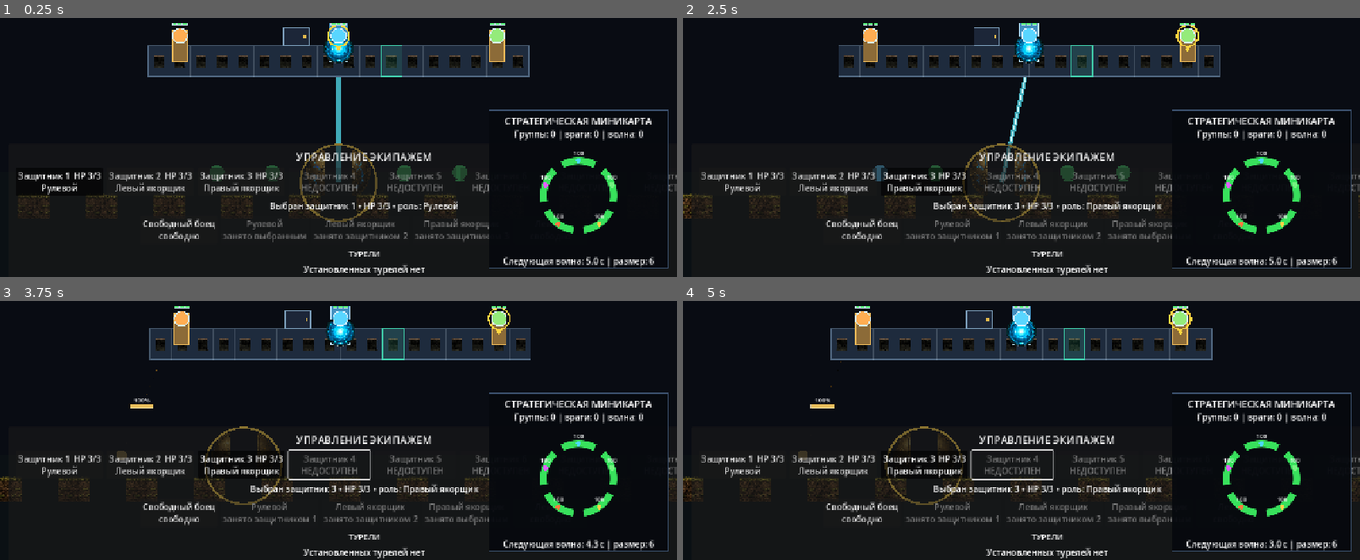
Above: before the commit, frames 1-4 (two rows, left to right).
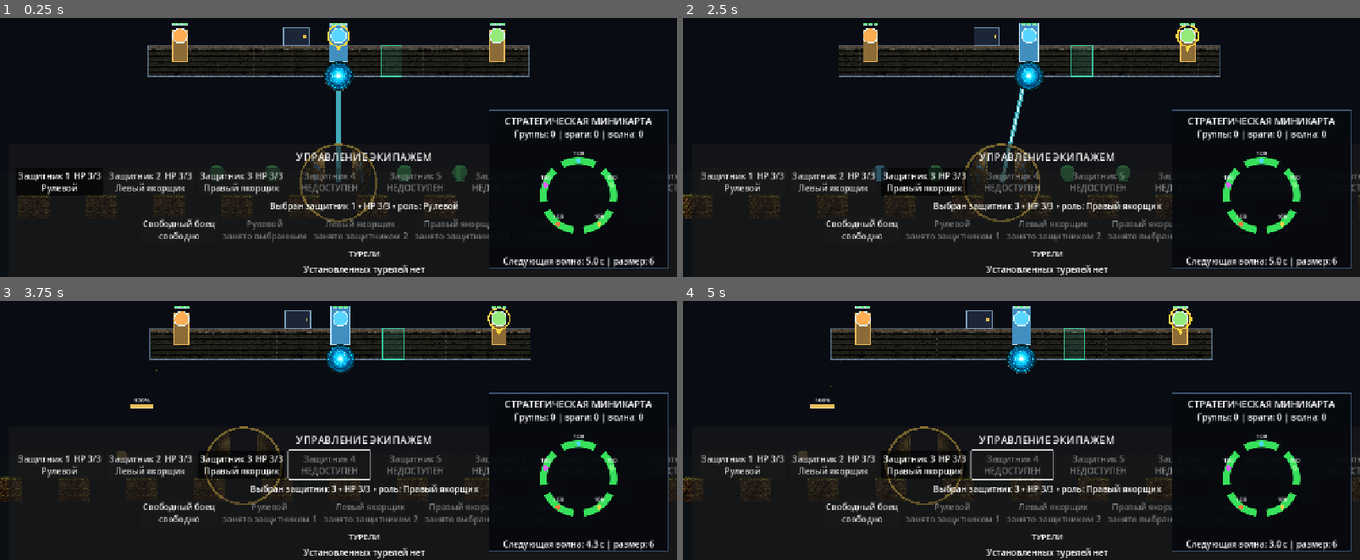
Above: after the commit, the same moments.

Repository: bageus/GloryProtect
Game: Godot game, scene res://scenes/game/game_root_with_flyers.tscn
The game is run twice, just before and just after one commit, with the same random seed, the same clock (stepped at 60 frames per second) and the same inputs.
Inputs (mouse positions are in pixels of both pictures, inside the frame that each line leads up to):
- Up to frame 1 (0.25 s): no input
- Up to frame 2 (2.5 s): click "Защитник 1 HP 3/3 Рулевой" at 0.5 s; click "Защитник 2 HP 3/3 Левый якорщ…" at 1.25 s; tap Enter (ui_accept) at 2, 2.27 s; move the mouse to (1170, 67) at 2.02 s; hold Right (ui_right) from 2.03 s (still down); tap 1 at 2.1 s; click (1170, 67) at 2.17 s
- Up to frame 3 (3.75 s): release Right (ui_right) at 2.75 s; drag from (203, 389) to (304, 446) at 2.77 s; move the mouse to (outside the picture) at 3.52 s; hold Right (ui_right) from 3.53 s (still down); tap 3 at 3.6 s
- Up to frame 4 (5 s): release Right (ui_right) at 4.25 s; drag from (987, 446) to (818, 311) at 4.27 s

The runs differ from the first frame. In frame 1, 5.6% of the frame differs, in the area x 21-79%, y 7-29%; in frame 2, 5.6%, in the area x 23-80%, y 7-29%; in frame 3, 5.6%; in frame 4, 5.6%.

Commit message:
Stitch platform tiles and lower platform core

Diff:
--- a/scripts/platform/platform_visual_controller.gd
+++ b/scripts/platform/platform_visual_controller.gd
@@ -14,16 +14,22 @@
 @export var crew_balance: CrewBalance
 
 @export_group("Asset Visuals")
+@export_range(0.0, 4.0, 0.25) var platform_tile_overlap: float = 1.0
+@export var show_cell_guides: bool = false
 @export var platform_core_size: Vector2 = Vector2(112.0, 112.0)
-@export var platform_core_offset: Vector2 = Vector2(0.0, -42.0)
+@export_range(0.0, 1.0, 0.01) var platform_core_protrusion_ratio: float = 0.33
+@export var platform_core_offset: Vector2 = Vector2.ZERO
 
 @onready var _platform: PlatformController = get_node(platform_path)
 @onready var _steering_input: SteeringInputProvider = get_node(steering_input_path)
+
+var _platform_tile_source_rect: Rect2
 
 
 func _ready() -> void:
 	assert(balance != null, "PlatformVisualController requires PlatformBalance")
 	assert(crew_balance != null, "PlatformVisualController requires CrewBalance")
+	_platform_tile_source_rect = _get_used_texture_rect(PLATFORM_TILE_TEXTURE)
 	_steering_input.driver_availability_changed.connect(_on_visual_state_changed)
 	queue_redraw()
 
@@ -35,11 +41,12 @@
 		Vector2(platform_width, balance.platform_height)
 	)
 
-	# The fallback body keeps transparent areas of the tile visually solid.
+	# The solid body remains behind transparent holes inside the tile artwork.
 	draw_rect(platform_rect, Color(0.12, 0.17, 0.24), true)
 	_draw_platform_tiles(platform_width)
 	draw_rect(platform_rect, Color(0.55, 0.69, 0.82, 0.45), false, 2.0)
-	_draw_cells(platform_width)
+	if show_cell_guides:
+		_draw_cells(platform_width)
 	_draw_replacement_door()
 	_draw_driver_post()
 	_draw_anchor_posts(platform_width)
@@ -48,15 +55,23 @@
 
 func _draw_platform_tiles(platform_width: float) -> void:
 	var first_x: float = -platform_width * 0.5
+	var half_overlap: float = platform_tile_overlap * 0.5
 	for index: int in range(balance.cell_count):
 		var tile_rect := Rect2(
 			Vector2(
-				first_x + float(index) * balance.cell_width,
+				first_x + float(index) * balance.cell_width - half_overlap,
 				-balance.platform_height * 0.5
 			),
-			Vector2(balance.cell_width, balance.platform_height)
+			Vector2(
+				balance.cell_width + platform_tile_overlap,
+				balance.platform_height
+			)
 		)
-		draw_texture_rect(PLATFORM_TILE_TEXTURE, tile_rect, false)
+		draw_texture_rect_region(
+			PLATFORM_TILE_TEXTURE,
+			tile_rect,
+			_platform_tile_source_rect
+		)
 
 
 func _draw_cells(platform_width: float) -> void:
@@ -125,8 +140,15 @@
 	if not _steering_input.driver_available:
 		core_tint = Color(0.42, 0.46, 0.5, 1.0)
 
+	# A protrusion ratio of 0.33 places one third of the core below the platform.
+	var platform_bottom: float = balance.platform_height * 0.5
+	var core_center_y: float = (
+		platform_bottom
+		+ (platform_core_protrusion_ratio - 0.5) * platform_core_size.y
+	)
+	var core_center := Vector2(0.0, core_center_y) + platform_core_offset
 	var core_rect := Rect2(
-		platform_core_offset - platform_core_size * 0.5,
+		core_center - platform_core_size * 0.5,
 		platform_core_size
 	)
 	draw_texture_rect(
@@ -137,5 +159,18 @@
 	)
 
 
+func _get_used_texture_rect(texture: Texture2D) -> Rect2:
+	var image: Image = texture.get_image()
+	if image == null or image.is_empty():
+		return Rect2(Vector2.ZERO, texture.get_size())
+	var used_rect: Rect2i = image.get_used_rect()
+	if used_rect.size.x <= 0 or used_rect.size.y <= 0:
+		return Rect2(Vector2.ZERO, texture.get_size())
+	return Rect2(
+		Vector2(used_rect.position),
+		Vector2(used_rect.size)
+	)
+
+
 func _on_visual_state_changed(_is_available: bool) -> void:
 	queue_redraw()
